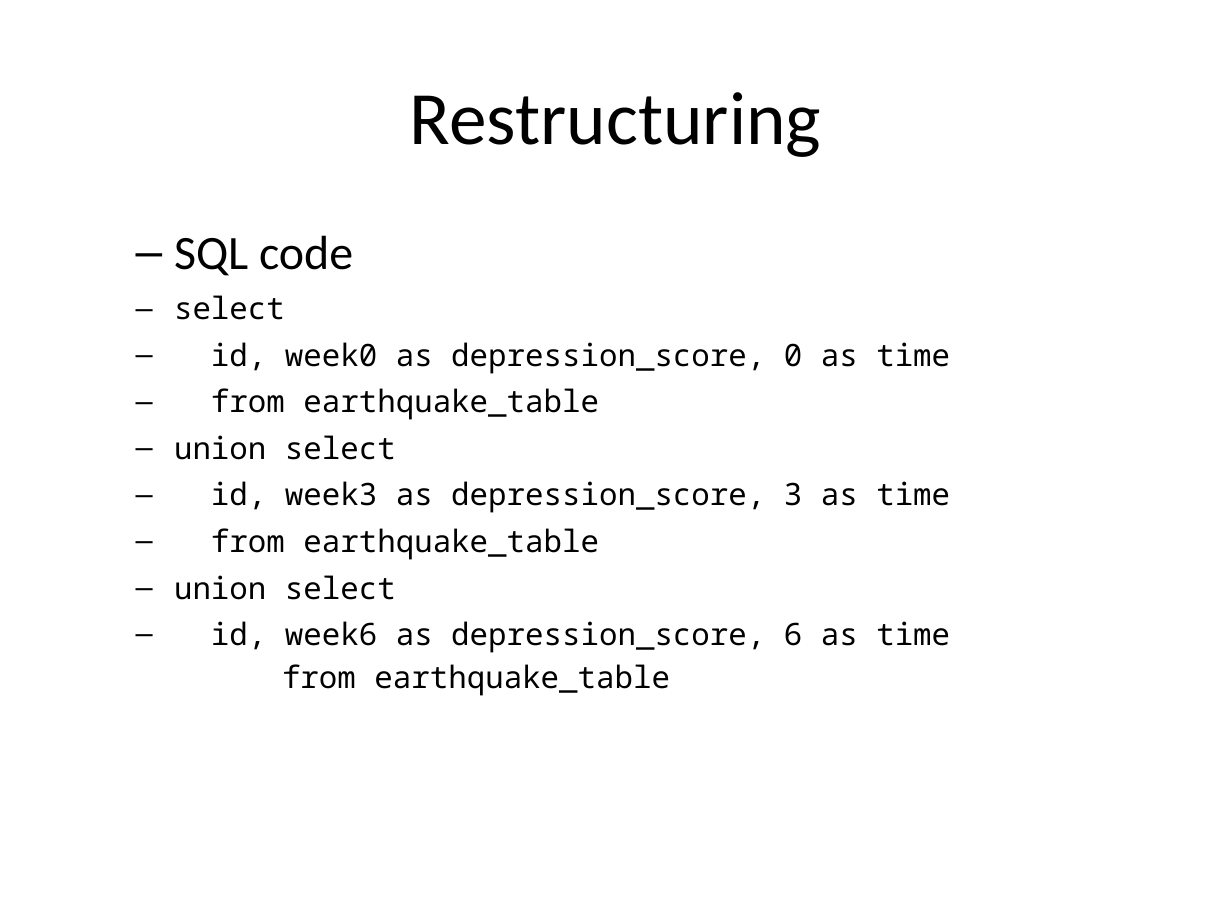
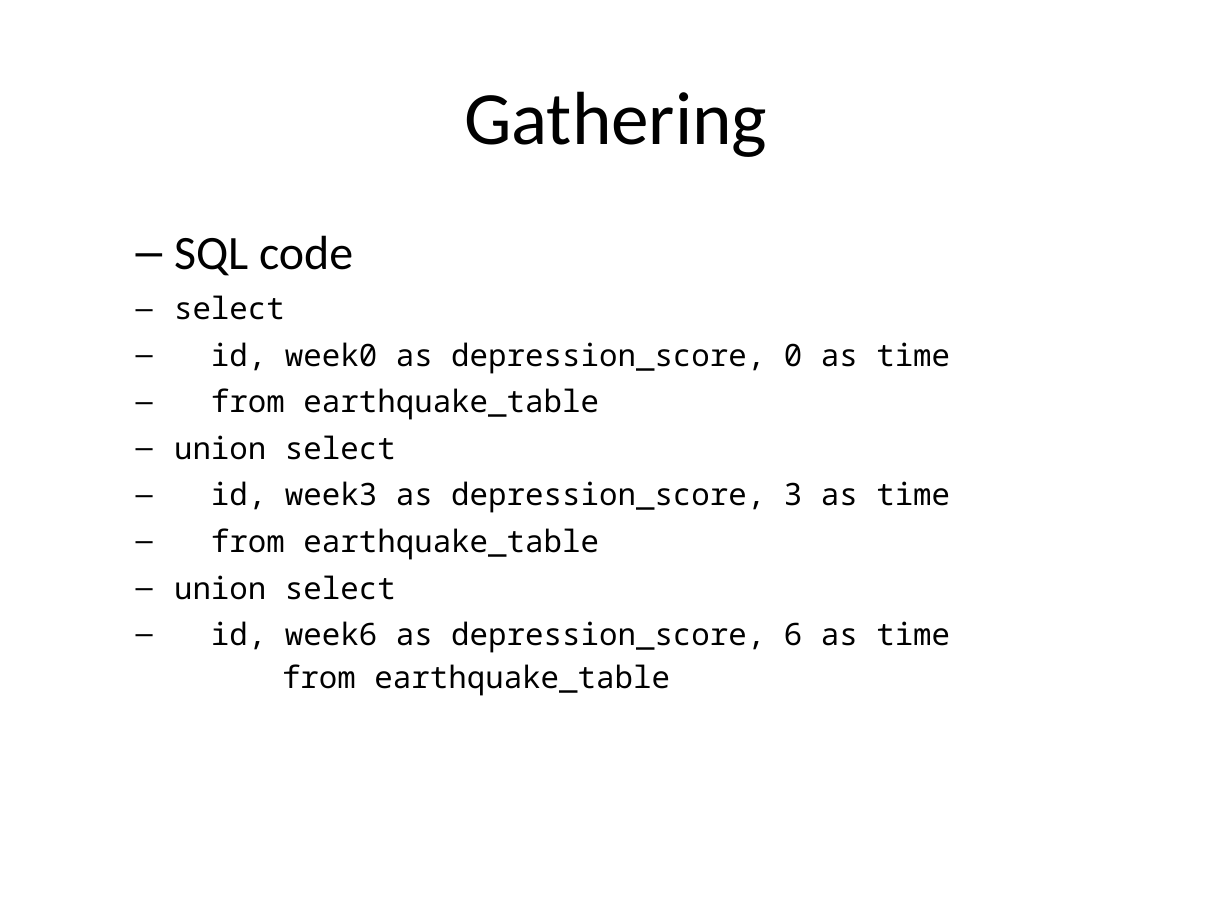
Before and after one commit to pmean/introduction-to-sql, a slide deck: slide 6 of module15-gathering-and-spreading/gather.pptx. Drawn at 1232x924 pixels with LibreOffice and Linux fonts; fonts in the diff are those of the drawing. Boxes give left, top, right and bottom in pixels: in the first picture for what was removed or moved away, otherwise in the second. Text is boxed around its words. In the diff, an @@ line names an element or a change of style, - is before the commit and + after.

```diff
--- a/module15-gathering-and-spreading/gather.pptx
+++ b/module15-gathering-and-spreading/gather.pptx
@@ title at (464,91,767,157): text changed @@
-Restructuring
+Gathering
```
Also in this commit, not shown: 2 other slides changed, 6 slides added, 15 other files.
